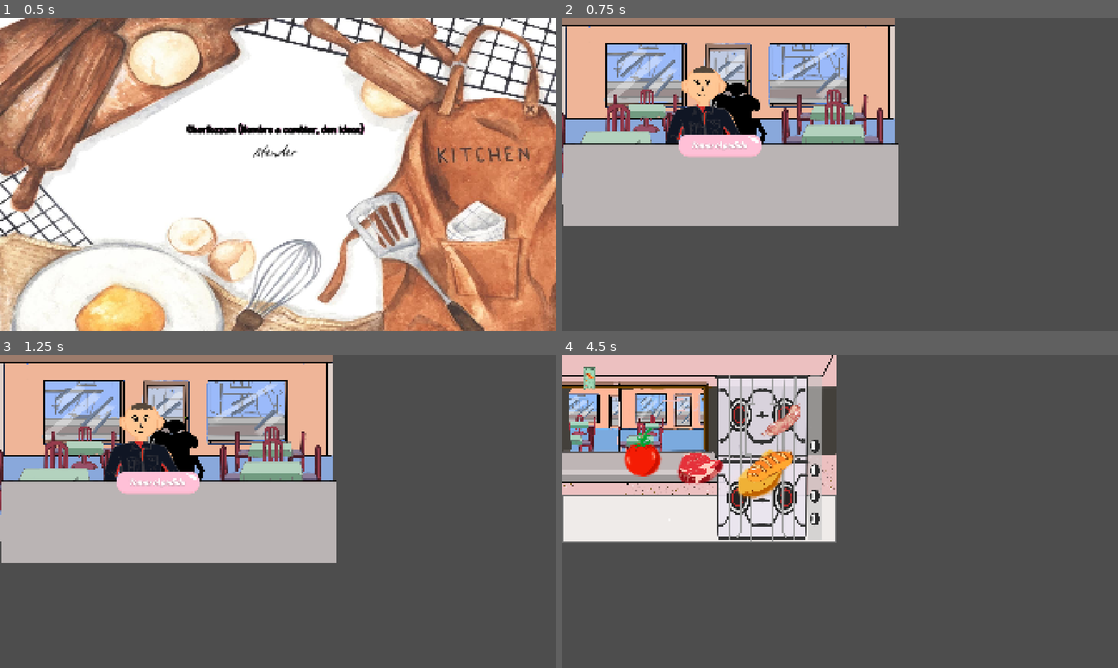
Above: before the commit, frames 1-4 (two rows, left to right).
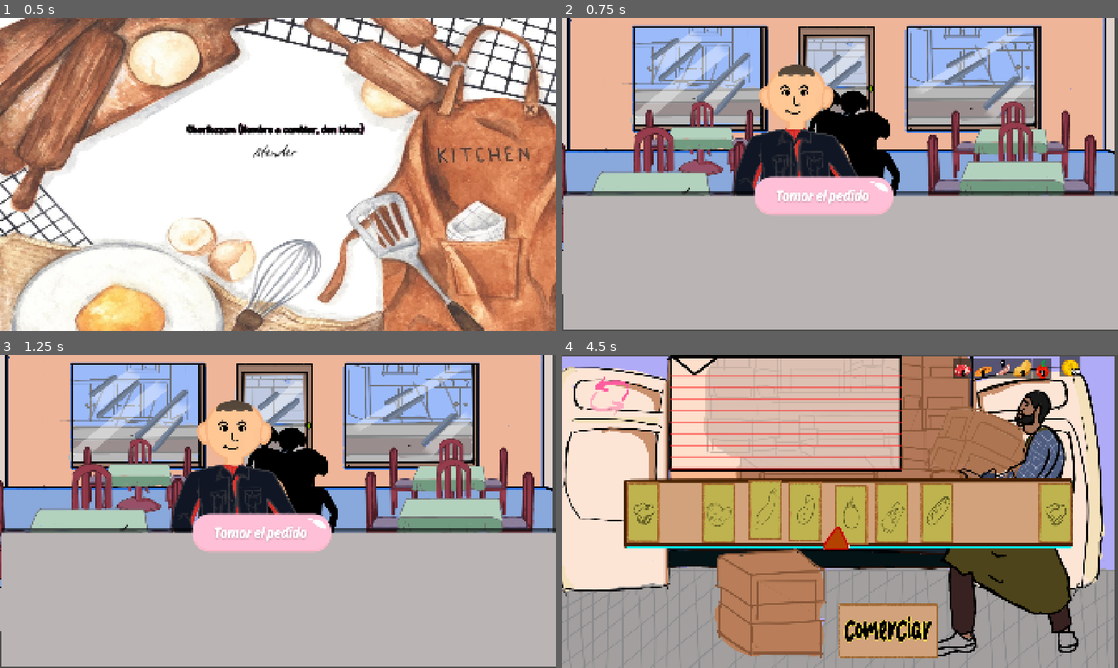
Above: after the commit, the same moments.

Repository: KimHana1/chorikazam
Game: Godot game, scene res://Escenas/control.tscn
The game is run twice, just before and just after one commit, with the same random seed, the same clock (stepped at 60 frames per second) and the same inputs.
Inputs (mouse positions are in pixels of both pictures, inside the frame that each line leads up to; where the layout moved, square brackets give the same spot in the first picture):
- Up to frame 1 (0.5 s): no input
- Up to frame 2 (0.75 s): click "Atender" at 0.5 s
- Up to frame 3 (1.25 s): no input
- Up to frame 4 (4.5 s): click (823, 552) [723, 492] at 1.25 s; click (928, 395) [784, 398] at 2 s; click (684, 389) at 2.75 s; click (823, 558) [723, 498] at 3.5 s; click (606, 642) at 4.27 s

Frame 1 is identical in both runs. In frame 2, 91% of the frame differs, in the area x 0-100%, y 0-100%; in frame 3, 91%; in frame 4, 96%.

Commit message:
correccion de escenas de comercio y union de escenas comercio y cocina

Diff:
--- a/Comercio/comer/EscenasComercio/Comercio.tscn
+++ b/Comercio/comer/EscenasComercio/Comercio.tscn
@@ -28,6 +28,7 @@
 [ext_resource type="Texture2D" uid="uid://dj8na0g1eg5at" path="res://Comercio/comer/AssetsComercio/papel fondo.png" id="26_8vhwn"]
 [ext_resource type="Script" uid="uid://dww730ydf8720" path="res://Comercio/comer/EscenasComercio/boton_descuento.gd" id="27_lj3h8"]
 [ext_resource type="Texture2D" uid="uid://bnk3bjqh03dgh" path="res://Comercio/comer/AssetsComercio/FONDO COMERCIO.png" id="27_whchm"]
+[ext_resource type="Texture2D" uid="uid://ccv2eh1mh5nq3" path="res://Sprites/botones/Volver.png" id="29_hg2im"]
 
 [sub_resource type="CircleShape2D" id="CircleShape2D_38ijt"]
 radius = 14.0
@@ -346,3 +347,11 @@
 
 [node name="CollisionShape2D" type="CollisionShape2D" parent="Ingredientes/BotonDescuento" unique_id=1074277301]
 shape = SubResource("RectangleShape2D_leto1")
+
+[node name="BotonVolver" type="Button" parent="." unique_id=39162685]
+offset_right = 8.0
+offset_bottom = 8.0
+icon = ExtResource("29_hg2im")
+flat = true
+
+[connection signal="pressed" from="BotonVolver" to="MiniJuegoComercio" method="_on_boton_volver_pressed"]
--- a/Escenas/cliente.tscn
+++ b/Escenas/cliente.tscn
@@ -39,8 +39,8 @@
 Button/icons/icon = SubResource("ViewportTexture_l2mks")
 
 [node name="Cliente" type="CharacterBody2D" unique_id=1181098271]
-position = Vector2(187, 293)
-scale = Vector2(0.6, 0.6)
+position = Vector2(306.00003, 369)
+scale = Vector2(0.9999992, 1.0000004)
 script = ExtResource("1_ov8ef")
 metadata/_edit_vertical_guides_ = [201.0]
 metadata/_edit_horizontal_guides_ = [197.0, 397.0, 218.0]
--- a/Escenas/cocina.tscn
+++ b/Escenas/cocina.tscn
@@ -8,6 +8,7 @@
 [ext_resource type="PackedScene" uid="uid://b7q5eshxv6mah" path="res://Escenas/carne.tscn" id="4_b5anw"]
 [ext_resource type="PackedScene" uid="uid://co7qus1c8rpcm" path="res://Escenas/pan.tscn" id="5_h561l"]
 [ext_resource type="PackedScene" uid="uid://0et0ieu0v3re" path="res://tomate.tscn" id="6_jqnxx"]
+[ext_resource type="Texture2D" uid="uid://bm6rh1l7fubce" path="res://Sprites/botones/BotonComprar.png" id="9_h561l"]
 
 [sub_resource type="RectangleShape2D" id="RectangleShape2D_jqnxx"]
 
@@ -18,10 +19,10 @@
 anchor_bottom = 1.0
 grow_horizontal = 2
 grow_vertical = 2
-scale = Vector2(1.04, 1)
+scale = Vector2(0.9999992, 1)
 script = ExtResource("1_ti2xv")
 metadata/_edit_use_anchors_ = true
-metadata/_edit_vertical_guides_ = [1154.0, 6.0, 921.0]
+metadata/_edit_vertical_guides_ = [1742.0, 6.0, 1092.0]
 metadata/_edit_horizontal_guides_ = [653.0, 629.0, 42.0]
 
 [node name="ColorRect" type="TextureRect" parent="." unique_id=2031791963]
@@ -29,38 +30,50 @@
 layout_mode = 0
 offset_right = 1972.9198
 offset_bottom = 1164.2852
-scale = Vector2(0.46153775, 0.56000024)
+scale = Vector2(0.9815377, 0.92000055)
 texture = ExtResource("2_b5anw")
 
 [node name="chorizo" parent="." unique_id=1661543503 instance=ExtResource("2_ti2xv")]
-position = Vector2(566, 248)
+position = Vector2(1256.001, 248)
 scale = Vector2(0.3164233, 0.35585502)
+limite_izq = 1091.0
+limite_der = 1742.0
 posicion_final = Vector2(500, 680)
 
 [node name="papa" parent="." unique_id=1255283446 instance=ExtResource("3_jqnxx")]
-position = Vector2(580, 265)
+position = Vector2(1479.5394, 340)
 scale = Vector2(0.3164233, 0.35585502)
+limite_izq = 1091.0
+limite_der = 1742.0
 posicion_final = Vector2(400, 680)
 
 [node name="carne" parent="." unique_id=1009550738 instance=ExtResource("4_b5anw")]
-position = Vector2(566, 248)
+position = Vector2(1465.5394, 323)
 scale = Vector2(0.3164233, 0.35585502)
+limite_izq = 1091.0
+limite_der = 1742.0
 posicion_final = Vector2(450, 680)
 
 [node name="pan" parent="." unique_id=393561602 instance=ExtResource("5_h561l")]
-position = Vector2(566, 248)
+position = Vector2(1465.5394, 323)
 scale = Vector2(0.3164233, 0.35585502)
+limite_der = 1091.0
+limite_arriba = 1742.0
 limite_abajo = 630.0
 
 [node name="Tomate" parent="." unique_id=2089289063 instance=ExtResource("6_jqnxx")]
-position = Vector2(388.46155, 256)
+position = Vector2(1288.001, 331)
 scale = Vector2(3.2775996, 4.1541266)
+limite_izq = 1091.0
+limite_der = 1742.0
 posicion_final = Vector2(550, 680)
 
 [node name="DrawManager" type="Node" parent="." unique_id=486436348]
 script = ExtResource("1_r5ydy")
 
 [node name="Line2D" type="Line2D" parent="." unique_id=2060014531]
+position = Vector2(487.00073, 246)
+scale = Vector2(0.80339783, 1.2278367)
 
 [node name="LabelEstado" type="Label" parent="." unique_id=71653673]
 layout_mode = 0
@@ -78,7 +91,7 @@
 grow_vertical = 2
 
 [node name="Area2D" type="Area2D" parent="." unique_id=1808495487]
-position = Vector2(919.23083, 331)
+position = Vector2(1904.0015, 531)
 scale = Vector2(2.9673996, 32.8242)
 
 [node name="CollisionShape2D" type="CollisionShape2D" parent="Area2D" unique_id=284189482]
@@ -106,3 +119,14 @@
 
 [node name="CollisionShape2D" type="CollisionShape2D" parent="Area2D4" unique_id=305020257]
 shape = SubResource("RectangleShape2D_jqnxx")
+
+[node name="Botoncompra" type="Button" parent="." unique_id=644952575]
+layout_mode = 0
+offset_left = 1.0000008
+offset_top = 840.0
+offset_right = 309.0
+offset_bottom = 1148.0
+icon = ExtResource("9_h561l")
+flat = true
+
+[connection signal="pressed" from="Botoncompra" to="." method="_on_botoncompra_pressed"]
--- a/Script/GestorComercio.gd
+++ b/Script/GestorComercio.gd
@@ -1,4 +1,6 @@
 extends Node
+
+var volver_a_cocina = "res://Escenas/cocina.tscn"
 
 @export var precio_carne := 30.0
 @export var precio_chorizo := 20.0
@@ -38,6 +40,7 @@
 var precios: Dictionary = {}
 
 func _ready():
+
 	precios = {
 		"carne": precio_carne,
 		"chorizo": precio_chorizo,
@@ -56,6 +59,7 @@
 	actualizar_cooldown(delta)
 
 func _input(event):
+
 	if not flecha.activa:
 		return
 
@@ -63,6 +67,7 @@
 		procesar_click()
 
 func iniciar_comercio():
+
 	if cooldown_activo:
 		print("Comercio en cooldown")
 		return
@@ -70,7 +75,11 @@
 	var costo := 0.0
 
 	if not primer_comercio:
-		costo = costo_base_comercio * pow(multiplicador_costo_comercio, usos_comercio)
+
+		costo = costo_base_comercio * pow(
+			multiplicador_costo_comercio,
+			usos_comercio
+		)
 
 		if not Global.tiene_monedas_jugador(costo):
 			print("No hay monedas para iniciar comercio")
@@ -92,6 +101,7 @@
 	actualizar_ui()
 
 func procesar_click():
+
 	var objetivo = flecha.obtener_objetivo()
 
 	if objetivo == null:
@@ -100,24 +110,31 @@
 		return
 
 	if not "tipo_boton" in objetivo:
-		print("El objetivo no es boton de comercio: ", objetivo.name)
+		print("El objetivo no es boton de comercio")
 		registrar_fallo_click()
 		actualizar_ui()
 		return
 
 	match objetivo.tipo_boton:
+
 		objetivo.TipoBoton.CARNE:
 			agregar_item("carne")
+
 		objetivo.TipoBoton.SALCHICHA:
 			agregar_item("chorizo")
+
 		objetivo.TipoBoton.PAN:
 			agregar_item("pan")
+
 		objetivo.TipoBoton.PAPA:
 			agregar_item("papa")
+
 		objetivo.TipoBoton.TOMATE:
 			agregar_item("tomate")
+
 		objetivo.TipoBoton.DESCUENTO:
 			aplicar_descuento()
+
 		objetivo.TipoBoton.TRATO:
 			confirmar_compra()
 
@@ -130,6 +147,7 @@
 	actualizar_ui()
 
 func agregar_item(nombre_item: String):
+
 	if not precios.has(nombre_item):
 		print("No existe precio para: ", nombre_item)
 		return
@@ -143,13 +161,16 @@
 	carrito[nombre_item] += 1
 	total_actual += precio_final
 
-	print("Agregado: ", nombre_item, " Total: ", total_actual)
+	print("Agregado: ", nombre_item)
 
 func aplicar_descuento():
+
 	total_actual *= 1.0 - porcentaje_descuento / 100.0
-	print("Descuento aplicado. Total: ", total_actual)
+
+	print("Descuento aplicado")
 
 func confirmar_compra():
+
 	if total_actual <= 0:
 		print("Carrito vacio")
 		return
@@ -162,33 +183,46 @@
 	Global.agregar_monedas_vendedor(total_actual)
 
 	for item in carrito.keys():
+
 		if carrito[item] > 0:
-			Global.agregar_ingrediente(item, carrito[item])
+			Global.agregar_ingrediente(
+				item,
+				carrito[item]
+			)
 
 	limpiar_carrito()
 
 	flecha.desactivar()
 	actualizar_ui()
 
-	if ui_inventario_global != null and ui_inventario_global.has_method("actualizar_inventario"):
-		ui_inventario_global.actualizar_inventario()
+	if ui_inventario_global != null:
+
+		if ui_inventario_global.has_method(
+			"actualizar_inventario"
+		):
+
+			ui_inventario_global.actualizar_inventario()
 
 func limpiar_carrito():
+
 	total_actual = 0.0
 
 	for key in carrito.keys():
 		carrito[key] = 0
 
 func registrar_fallo_click():
+
 	cantidad_fallos_click += 1
+
 	flecha.velocidad *= 1.36
 
 	if cantidad_fallos_click >= 3:
 		multiplicador_precios += aumento_fallo_click / 100.0
 
-	print("Fallo click. Fallos: ", cantidad_fallos_click)
+	print("Fallo click")
 
 func actualizar_cooldown(delta):
+
 	if not cooldown_activo:
 		return
 
@@ -198,6 +232,7 @@
 		ui.actualizar_cooldown(cooldown)
 
 	if cooldown <= 0:
+
 		cooldown_activo = false
 		cooldown = 0
 
@@ -205,7 +240,9 @@
 			ui.limpiar_cooldown()
 
 func actualizar_ui():
+
 	if ui.has_method("actualizar_datos"):
+
 		ui.actualizar_datos(
 			Global.monedas_jugador,
 			Global.monedas_vendedor,
@@ -214,3 +251,11 @@
 
 	if ui.has_method("actualizar_carrito"):
 		ui.actualizar_carrito(carrito)
+
+func _on_boton_volver_pressed() -> void:
+
+	print("Volviendo a cocina")
+
+	get_tree().change_scene_to_file(
+		volver_a_cocina
+	)
--- a/Script/cocina.gd
+++ b/Script/cocina.gd
@@ -1,5 +1,6 @@
 extends Control
 
+var escena_comercio = "res://Comercio/comer/EscenasComercio/Comercio.tscn"
 var pasos_completados = {}
 var listo_para_entregar: bool = false
 
@@ -196,3 +197,7 @@
 
 func _on_mouse_entered() -> void:
 	pass # Replace with function body.
+
+
+func _on_botoncompra_pressed() -> void:
+	get_tree().change_scene_to_file(escena_comercio)
--- a/Script/draw_manager.gd
+++ b/Script/draw_manager.gd
@@ -2,7 +2,8 @@
 
 @onready var line: Line2D = $"../Line2D"
 
-var puntos: Array[Vector2] = []
+var puntos_linea: Array[Vector2] = []
+var puntos_mundo: Array[Vector2] = []
 var dibujando: bool = false
 
 func _input(event):
@@ -13,19 +14,22 @@
 			finalizar_dibujo()
 
 	if event is InputEventMouseMotion and dibujando:
-		agregar_punto(event.position)
+		agregar_punto_mouse()
 
 func iniciar_dibujo():
-	puntos.clear()
+	puntos_linea.clear()
+	puntos_mundo.clear()
 	line.clear_points()
 	line.modulate = Color.WHITE
 	line.modulate.a = 1.0
 	dibujando = true
 
+	agregar_punto_mouse()
+
 func finalizar_dibujo():
 	dibujando = false
 
-	var hechizo = detectar_hechizo(puntos)
+	var hechizo = detectar_hechizo(puntos_linea)
 	var paso = convertir_hechizo_a_paso(hechizo)
 
 	if paso == "error":
@@ -52,18 +56,22 @@
 		print("No tocaste ningun ingrediente")
 		desvanecer(false)
 
-func agregar_punto(pos: Vector2):
-	if puntos.is_empty() or puntos[-1].distance_to(pos) > 6:
-		puntos.append(pos)
-		line.add_point(pos)
+func agregar_punto_mouse():
+	var mouse_mundo = get_viewport().get_camera_2d().get_global_mouse_position() if get_viewport().get_camera_2d() != null else get_viewport().get_mouse_position()
+	var mouse_linea = line.to_local(mouse_mundo)
+
+	if puntos_linea.is_empty() or puntos_linea[-1].distance_to(mouse_linea) > 6:
+		puntos_linea.append(mouse_linea)
+		puntos_mundo.append(mouse_mundo)
+		line.add_point(mouse_linea)
 
 func detectar_ingrediente():
-	if puntos.is_empty():
+	if puntos_mundo.is_empty():
 		return null
 
 	var espacio = get_viewport().world_2d.direct_space_state
 
-	for punto in puntos:
+	for punto in puntos_mundo:
 		var query = PhysicsPointQueryParameters2D.new()
 		query.position = punto
 		query.collide_with_areas = true
@@ -162,7 +170,6 @@
 	for punto in p:
 		if punto.x < min_x:
 			min_x = punto.x
-
 		if punto.x > max_x:
 			max_x = punto.x
 
@@ -175,7 +182,6 @@
 	for punto in p:
 		if punto.y < min_y:
 			min_y = punto.y
-
 		if punto.y > max_y:
 			max_y = punto.y
 
Binary file added: Sprites/botones/BotonComprar.png
Not shown, added: Sprites/botones/BotonComprar.png.import
Binary file added: Sprites/botones/Volver.png
Not shown, added: Sprites/botones/Volver.png.import
